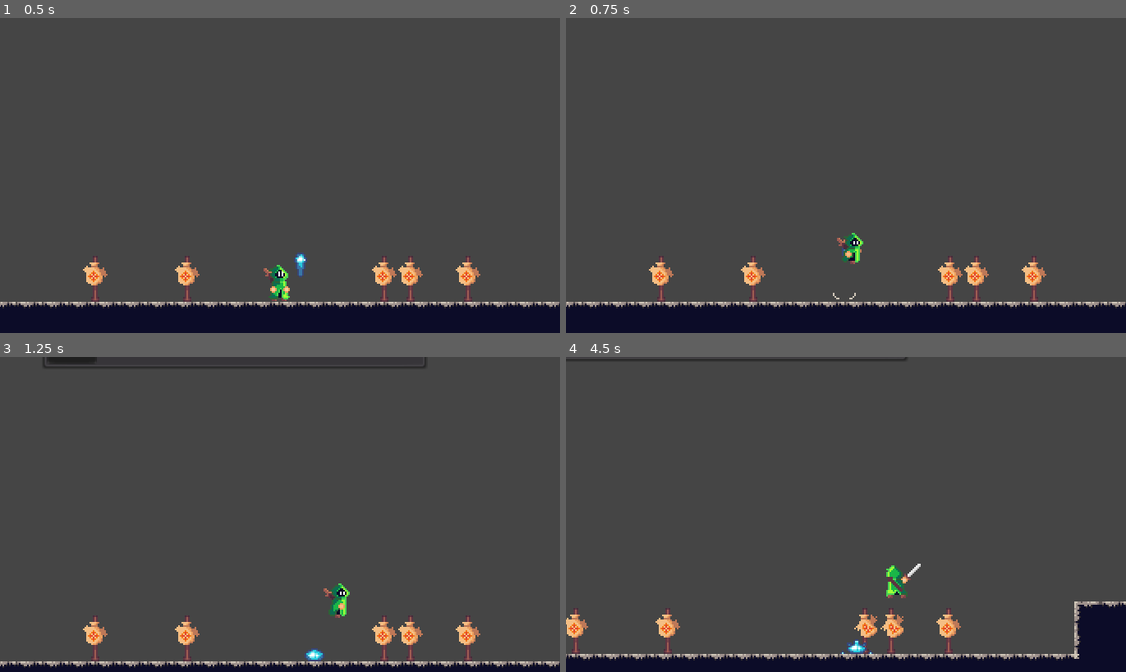
Above: before the commit, frames 1-4 (two rows, left to right).
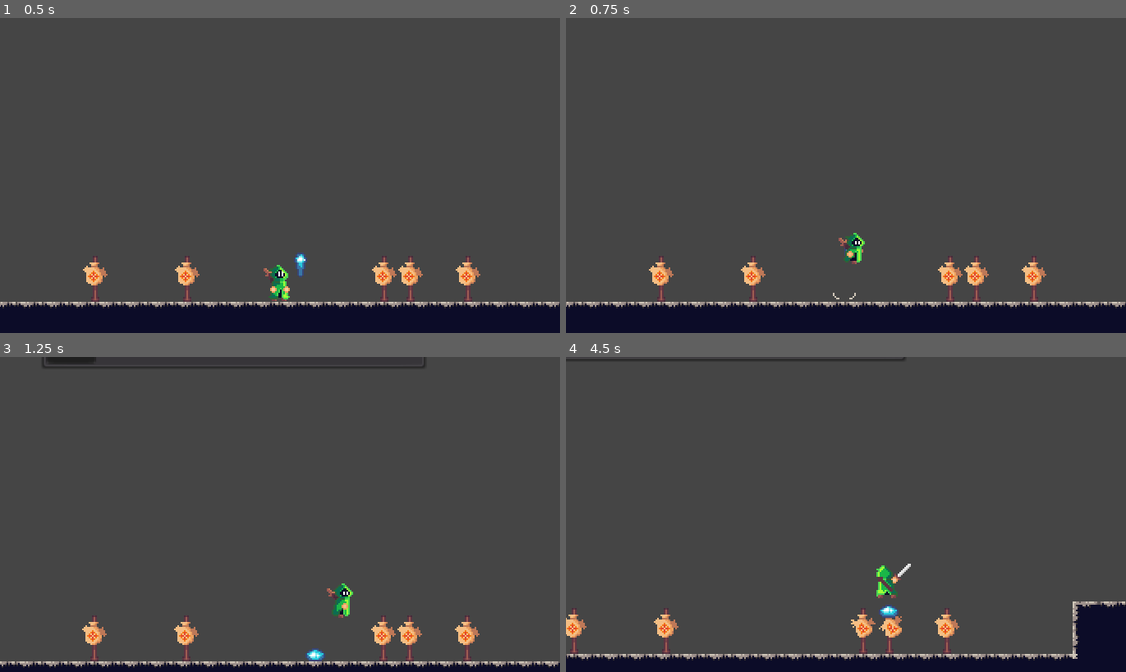
Above: after the commit, the same moments.

Repository: KrzysztofStaron/actionPlatformer
Game: Godot game, scene res://scenes/game.tscn
Two runs of this game, one before a commit and one after it. Both use one fixed random seed, a clock stepped at 60 frames per second and the inputs below.
Inputs (mouse positions are in pixels of both pictures, inside the frame that each line leads up to):
- Up to frame 1 (0.5 s): no input
- Up to frame 2 (0.75 s): move the mouse to (969, 159) at 0.52 s; hold D (move_right) from 0.53 s (still down); hold Space (jump) from 0.53 s (still down)
- Up to frame 3 (1.25 s): keep holding D (move_right); keep holding Space (jump)
- Up to frame 4 (4.5 s): move the mouse to (734, 530) at 1.27 s; release D (move_right) at 1.28 s; release Space (jump) at 1.28 s; hold A (move_left) 1.28-2.03 s; click (734, 530) at 1.35 s; tap Space (jump) at 1.52, 1.55, 1.82, 2.3, 2.85, 3.02, 3.32, 3.77, 3.8, 4.07 s; move the mouse to (902, 445) at 2.02 s; hold Ctrl (walk) 2.03-2.78 s; hold D (move_right) 2.03-3.53 s; move the mouse to (818, 577) at 2.77 s; move the mouse to (1014, 561) at 3.52 s; press the mouse at (1014, 561) at 3.53 s; hold A (move_left) from 3.53 s (still down); move the mouse to (678, 467) at 4.27 s; release the mouse at (678, 467) at 4.28 s; tap Ctrl (walk) at 4.35 s

Frame 1 is identical in both runs. In frame 2, 0.2% of the frame differs, in the area x 48-54%, y 68-79%; in frame 3, 1.4%; in frame 4, 2.9%, in the area x 0-100%, y 0-97%.

Commit message:
separate move

Diff:
--- a/enemies/slime/slime.tscn
+++ b/enemies/slime/slime.tscn
@@ -150,7 +150,7 @@
 tracks/6/imported = false
 tracks/6/enabled = true
 tracks/6/keys = {
-"times": PoolRealArray( 0.4 ),
+"times": PoolRealArray( 0.3 ),
 "transitions": PoolRealArray( 1 ),
 "values": [ {
 "args": [  ],
@@ -546,6 +546,7 @@
 script = ExtResource( 2 )
 maxHealth = 100
 speed = 40
+speedMultiplayer = 0.2
 jumpHeight = -120
 knockbackReduction = 1
 atackDamage = 25
@@ -553,10 +554,10 @@
 [node name="Sprite" parent="." index="0"]
 material = SubResource( 13 )
 position = Vector2( 0, 4 )
-texture = ExtResource( 3 )
-hframes = 4
-vframes = 4
-frame = 10
+texture = ExtResource( 5 )
+hframes = 3
+vframes = 3
+frame = 3
 region_rect = Rect2( 6.66583, 14.3943, 0.144131, 0.158957 )
 
 [node name="collision" parent="." index="1"]
@@ -568,7 +569,7 @@
 
 [node name="AnimationPlayer" parent="." index="4"]
 autoplay = "jump"
-playback_speed = 1.8
+playback_speed = 0.9
 anims/RESET = SubResource( 14 )
 anims/atack = SubResource( 2 )
 anims/death = SubResource( 3 )
--- a/player/data/move.gd
+++ b/player/data/move.gd
@@ -1,4 +1,45 @@
 extends Node
+
+var gravitation : int
+var maxGravitation : int
+
+var velocity := Vector2.ZERO
+var grounded := true
+onready var player := get_parent().get_parent()
 
 export var maxSpeed : float
 export var step : int
+
+export var dust : PackedScene
+
+export var jumpHeight := -90
+
+export var speedMultiplayer := 1.0
+
+func _ready() -> void:
+	var settings = preload("res://settings.gd")
+
+	gravitation = settings.gravitation
+	maxGravitation = settings.maxGravitation
+
+func _physics_process(delta: float) -> void:
+	var dir := MoveInput.axis("move_left", "move_right")
+
+	velocity.y = move_toward(velocity.y, maxGravitation, gravitation * delta)
+	velocity.x = move_toward(velocity.x, maxSpeed * dir * speedMultiplayer, step * delta)
+
+	velocity = player.move_and_slide(velocity)
+
+func _input(event) -> void:
+	if event.is_action_pressed("jump") and grounded:
+		velocity.y = jumpHeight
+		summon_dust()
+
+func _on_ground_state_changed(_body:Node) -> void:
+	var bodies = player.get_node("groundSensor").get_overlapping_bodies()
+	grounded = bodies.size() == 1
+
+func summon_dust():
+	var newDust := dust.instance()
+	get_parent().add_child(newDust)
+	newDust.set_global_position(player.get_global_position() + Vector2(0, 9))
--- a/player/player.gd
+++ b/player/player.gd
@@ -2,51 +2,16 @@
 
 class_name Player
 
-var velocity := Vector2.ZERO
-
-var maxSpeed : float
-var step : float
-
-export var speedMultiplayer := 1.0
-
-var gravitation : int
-var maxGravitation : int
-
-export var jumpHeight := -90
 export var autoJump := 0.15
-
-export var dust : PackedScene
-
-var atackDamage : float
-var atackRandomines : float
-var knockback : float
 
 export var maxHealth := 100
 var health : int
 
 onready var animation = $animation.get("parameters/playback")
 
-var grounded := true
-
 func _ready() -> void:
 	$animation.active = true
 	health = maxHealth
-	var settings = preload("res://settings.gd")
-
-	gravitation = settings.gravitation
-	maxGravitation = settings.maxGravitation
-
-	var moveData := $data/move
-	maxSpeed = moveData.maxSpeed
-	step = moveData.step
-
-func _physics_process(delta: float) -> void:
-	var dir := MoveInput.axis("move_left", "move_right")
-
-	velocity.y = move_toward(velocity.y, maxGravitation, gravitation * delta)
-	velocity.x = move_toward(velocity.x, maxSpeed * dir * speedMultiplayer, step * delta)
-
-	velocity = move_and_slide(velocity)
 
 func _process(_delta: float) -> void:
 	if health <= 0:
@@ -72,9 +37,6 @@
 func _input(event) -> void:
 	if event.is_action_pressed("swordAtack"):
 		animation.travel("swordAtack")
-	elif event.is_action_pressed("jump") and grounded:
-		velocity.y = jumpHeight
-		summon_dust()
 
 func die():
 	get_tree().paused = true
@@ -84,16 +46,7 @@
 	set_process(false)
 	set_physics_process(false)
 
-func summon_dust():
-	var newDust := dust.instance()
-	get_parent().add_child(newDust)
-	newDust.set_global_position(get_global_position() + Vector2(0, 9))
-
 func takeDamage(damage : int):
 	$hitAim.play("hit")
 	health -= damage
 	print(damage)
-
-func _on_ground_state_changed(_body:Node) -> void:
-	var bodies = $groundSensor.get_overlapping_bodies()
-	grounded = bodies.size() == 1
--- a/player/player.tscn
+++ b/player/player.tscn
@@ -223,7 +223,7 @@
 "values": [ 0, 1, 2, 3, 4, 5, 6, 7, 8, 9, 10, 11, 12, 13, 14, 15, 16, 17 ]
 }
 tracks/4/type = "value"
-tracks/4/path = NodePath(".:speedMultiplayer")
+tracks/4/path = NodePath("data/move:speedMultiplayer")
 tracks/4/interp = 1
 tracks/4/loop_wrap = true
 tracks/4/imported = false
@@ -299,25 +299,13 @@
 "update": 1,
 "values": [ PoolVector2Array( 0, 0, 0, 0, 0, 0 ), PoolVector2Array( -0.774194, -4.97778, 3.09678, -3.55556, 4.25807, -1 …(277 unchanged characters)…
 }
-tracks/5/type = "value"
-tracks/5/path = NodePath(".:speedMultiplayer")
+tracks/5/type = "method"
+tracks/5/path = NodePath("data/atack")
 tracks/5/interp = 1
 tracks/5/loop_wrap = true
 tracks/5/imported = false
 tracks/5/enabled = true
 tracks/5/keys = {
-"times": PoolRealArray( 0, 0.4, 0.9, 1.1 ),
-"transitions": PoolRealArray( 1, 1, 1, 1 ),
-"update": 1,
-"values": [ 0.2, 0.05, 0.4, 0.05 ]
-}
-tracks/6/type = "method"
-tracks/6/path = NodePath("data/atack")
-tracks/6/interp = 1
-tracks/6/loop_wrap = true
-tracks/6/imported = false
-tracks/6/enabled = true
-tracks/6/keys = {
 "times": PoolRealArray( 0.55, 1.1 ),
 "transitions": PoolRealArray( 1, 1 ),
 "values": [ {
@@ -327,6 +315,18 @@
 "args": [  ],
 "method": "atack"
 } ]
+}
+tracks/6/type = "value"
+tracks/6/path = NodePath("data/move:speedMultiplayer")
+tracks/6/interp = 1
+tracks/6/loop_wrap = true
+tracks/6/imported = false
+tracks/6/enabled = true
+tracks/6/keys = {
+"times": PoolRealArray( 0, 0.4, 0.9, 1.1 ),
+"transitions": PoolRealArray( 1, 1, 1, 1 ),
+"update": 0,
+"values": [ 0.2, 0.05, 0.4, 0.05 ]
 }
 
 [sub_resource type="Animation" id=33]
@@ -383,7 +383,7 @@
 "values": [ 0, 1, 2, 3, 4, 5, 6, 7, 8, 9, 10, 11, 12, 13, 14, 15, 16, 17 ]
 }
 tracks/4/type = "value"
-tracks/4/path = NodePath(".:speedMultiplayer")
+tracks/4/path = NodePath("data/move:speedMultiplayer")
 tracks/4/interp = 1
 tracks/4/loop_wrap = true
 tracks/4/imported = false
@@ -462,9 +462,6 @@
 z_index = 2
 collision_layer = 8
 script = ExtResource( 2 )
-speedMultiplayer = 0.05
-jumpHeight = -145
-dust = ExtResource( 6 )
 
 [node name="Sprite" type="Sprite" parent="."]
 material = SubResource( 25 )
@@ -508,6 +505,9 @@
 script = ExtResource( 11 )
 maxSpeed = 70.0
 step = 210
+dust = ExtResource( 6 )
+jumpHeight = -145
+speedMultiplayer = 0.6
 
 [node name="hitAim" parent="." instance=ExtResource( 8 )]
 
@@ -525,5 +525,5 @@
 active = true
 parameters/playback = SubResource( 29 )
 
-[connection signal="body_entered" from="groundSensor" to="." method="_on_ground_state_changed"]
-[connection signal="body_exited" from="groundSensor" to="." method="_on_ground_state_changed"]
+[connection signal="body_entered" from="groundSensor" to="data/move" method="_on_ground_state_changed"]
+[connection signal="body_exited" from="groundSensor" to="data/move" method="_on_ground_state_changed"]
